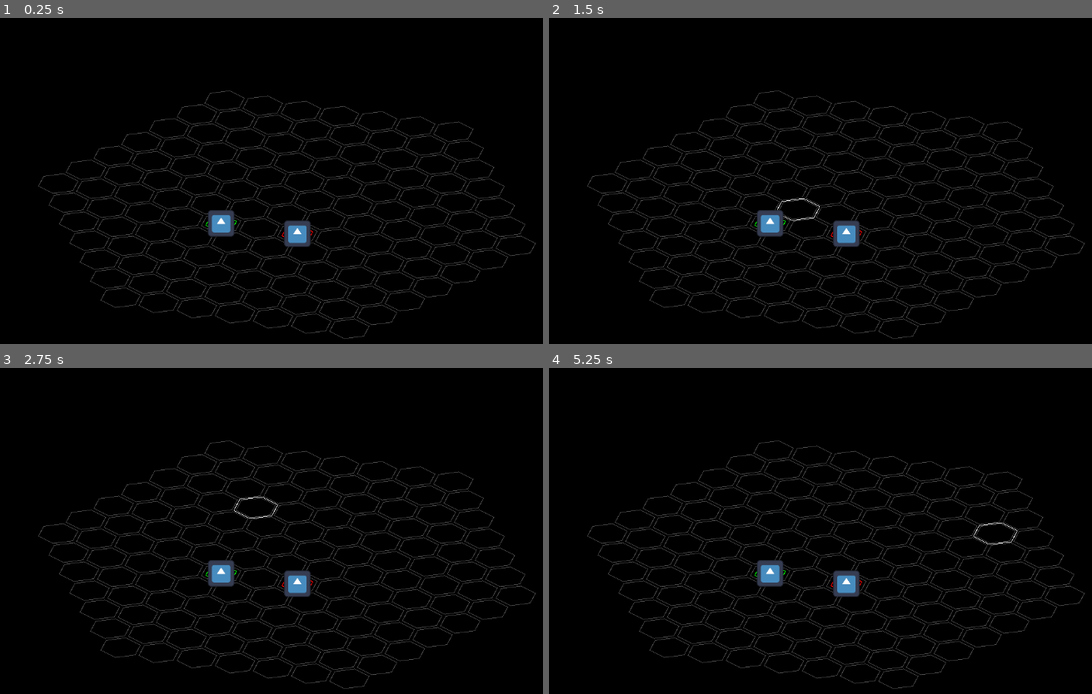
Above: before the commit, frames 1-4 (two rows, left to right).
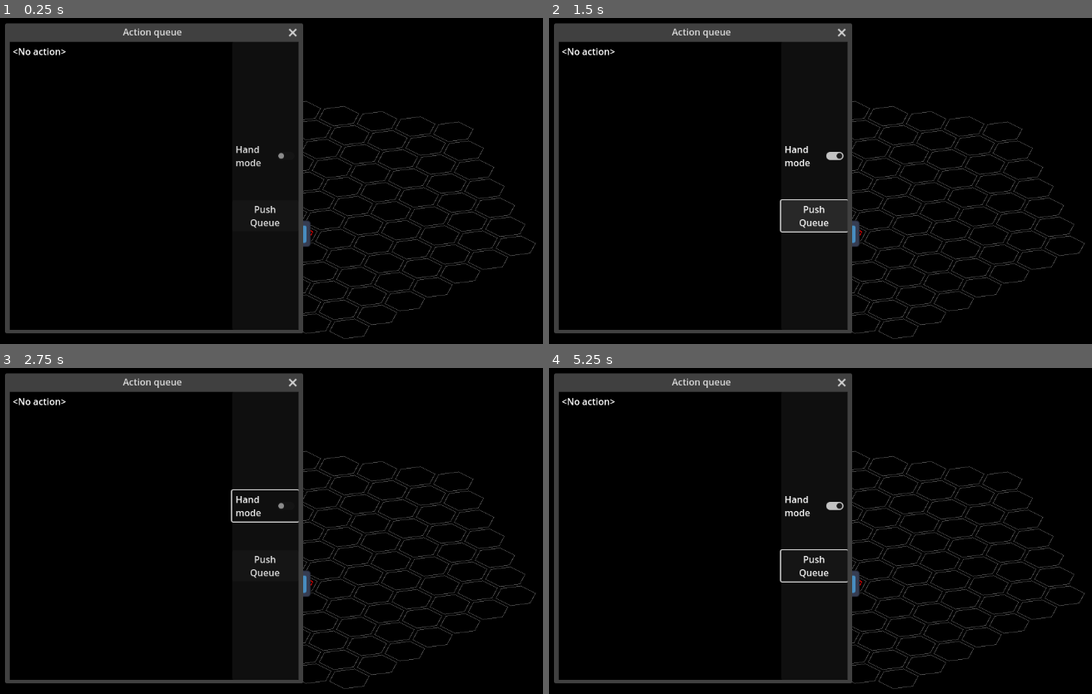
Above: after the commit, the same moments.

Repository: Boyquotes/SpaceStrategyGodotGame
Game: Godot game, scene res://test/main.tscn
The game is run twice, just before and just after one commit, with the same random seed, the same clock (stepped at 60 frames per second) and the same inputs. The engine's default icon, where the game draws it, is replaced by a stand-in: a white triangle on a blue panel in a dark square.
Inputs (mouse positions are in pixels of both pictures, inside the frame that each line leads up to):
- Up to frame 1 (0.25 s): no input
- Up to frame 2 (1.5 s): click (815, 154) at 0.5 s, where only the run after the commit has a clickable "Hand mode"; click (815, 216) at 1.25 s, where only the run after the commit has a clickable "Push Queue"
- Up to frame 3 (2.75 s): click (266, 504) at 2 s, where only the run after the commit has a clickable "Hand mode"
- Up to frame 4 (5.25 s): click (815, 566) at 2.75 s, where only the run after the commit has a clickable "Push Queue"; click (815, 504) at 3.5 s, where only the run after the commit has a clickable "Hand mode"; click (815, 566) at 4.25 s, where only the run after the commit has a clickable "Push Queue"; tap Enter at 5 s; move the mouse to (1010, 531) at 5.02 s

The runs differ from the first frame. In frame 1, 8.7% of the frame differs, in the area x 0-56%, y 1-97%; in frame 2, 9.6%; in frame 3, 8.9%; in frame 4, 9.0%.

Commit message:
Created action queue control panel

Diff:
--- a/GlobalClasses/ActionsClasses/Action.gd
+++ b/GlobalClasses/ActionsClasses/Action.gd
@@ -27,3 +27,7 @@
 # virtual
 func _on_start():
 	pass
+
+
+func _to_string():
+	return "Unnamed action"
--- a/GlobalClasses/ActionsClasses/ActionProcessor.gd
+++ b/GlobalClasses/ActionsClasses/ActionProcessor.gd
@@ -2,30 +2,59 @@
 
 class_name ActionProcessor
 
+
+signal next_action_picked
+signal current_completed
+signal action_added
+
+@export
+var handmode : bool = false
+
 var current : Action = null
 var action_queue : Array[Action] = []
+
+var _allow_push_while_handmode : bool = false
 
 
 func put_action(action:Action):
 	action_queue.append(action)
+	action_added.emit()
 
 
 func _process(delta:float):
 	if current == null:
+		if handmode and not _allow_push_while_handmode:
+			return
+
 		if not action_queue.is_empty():
 			current = action_queue.pop_front()
-			# validate
 			current.start()
+
 			for a in current.parallel_actions:
 				a.start()
+
+			next_action_picked.emit()
 	else:
 		current.process(delta)
+
 		for a in current.parallel_actions:
 			a.process(delta)
 
 		if _is_action_completed_with_parallel(current):
 			_add_to_front(current.next_actions)
 			current = null
+
+			current_completed.emit()
+
+	_allow_push_while_handmode = false
+
+
+func toggle_handmode():
+	handmode = not handmode
+
+
+func push_queue_in_hand_mode():
+	_allow_push_while_handmode = true
 
 
 func _is_action_completed_with_parallel(action:Action):
@@ -44,3 +73,5 @@
 func _add_to_front(actions:Array[Action]):
 	for i in range(len(actions)):
 		action_queue.insert(0, actions[len(actions)-1-i])
+
+		action_added.emit()
--- a/GlobalClasses/GeneralActions/ActionPack.gd
+++ b/GlobalClasses/GeneralActions/ActionPack.gd
@@ -2,10 +2,16 @@
 
 class_name ActionPack
 
+var actions_count : int
 
 func _init(iactions:Array[Action]):
 	next_actions = iactions.duplicate()
+	actions_count = len(iactions)
 
 
 func _on_start():
 	completed = true
+
+
+func _to_string():
+	return "Action Pack with %s actions" % actions_count
--- a/GlobalClasses/GeneralActions/EmitSignalAction.gd
+++ b/GlobalClasses/GeneralActions/EmitSignalAction.gd
@@ -13,3 +13,7 @@
 func _on_start():
 	_signal_to_emit.emit()
 	completed = true
+
+
+func _to_string():
+	return "Emit signal action: " + str(_signal_to_emit.get_name())
--- a/GlobalClasses/GeneralActions/EmptyAction.gd
+++ b/GlobalClasses/GeneralActions/EmptyAction.gd
@@ -4,3 +4,7 @@
 
 func _on_start():
 	completed = true
+
+
+func _to_string():
+	return "Empty action"
--- a/project.godot
+++ b/project.godot
@@ -15,6 +15,10 @@
 config/features=PackedStringArray("4.0", "GL Compatibility")
 config/icon="res://icon.svg"
 
+[display]
+
+window/subwindows/embed_subwindows=false
+
 [input]
 
 mouse_left={
--- /dev/null
+++ b/test/ActionQueueUI.tscn
@@ -0,0 +1,154 @@
+[gd_scene load_steps=2 format=3 uid="uid://ckrguperorqkx"]
+
+[sub_resource type="GDScript" id="GDScript_jbgbt"]
+script/source = "extends Control
+
+
+signal push_queue_pressed
+signal hand_mode_toggled(to:bool)
+
+
+@export
+var queue_max_strings : int = 4
+
+@export
+var parallel_max_strings : int = 2
+
+
+func _on_push_queue_pressed():
+	push_queue_pressed.emit()
+
+
+func _on_hand_mode_toggled(button_pressed):
+	hand_mode_toggled.emit(button_pressed)
+
+
+func set_current_action_as_text(action:Action):
+	if action == null:
+		return
+
+	%Current.text = \"\"
+
+	%Current.text += str(action) + '\\n'
+
+	var strings : int = 0
+
+	for a in action.parallel_actions:
+		if strings >= queue_max_strings:
+			%Current.text += \"...\"
+			break
+
+		%Current.text += '\\t' + str(a) + '\\n'
+
+		strings += 1
+
+
+func clear_current_action_text():
+	%Current.text = \"\"
+
+
+func set_queue_as_text(queue:Array[Action]):
+	%Queue.text = \"\"
+	var strings : int = 0
+
+	for a in queue:
+		if strings >= queue_max_strings:
+			%Queue.text += \"...\"
+			break
+
+		%Queue.text += str(a) + '\\n'
+
+		strings += 1
+"
+
+[node name="Base" type="Control"]
+layout_mode = 3
+anchors_preset = 15
+anchor_right = 1.0
+anchor_bottom = 1.0
+grow_horizontal = 2
+grow_vertical = 2
+script = SubResource("GDScript_jbgbt")
+
+[node name="MarginContainer" type="MarginContainer" parent="."]
+layout_mode = 1
+anchors_preset = 15
+anchor_right = 1.0
+anchor_bottom = 1.0
+grow_horizontal = 2
+grow_vertical = 2
+theme_override_constants/margin_left = 5
+theme_override_constants/margin_top = 5
+theme_override_constants/margin_right = 5
+theme_override_constants/margin_bottom = 5
+
+[node name="Control" type="Control" parent="MarginContainer"]
+layout_mode = 2
+
+[node name="Queue" type="RichTextLabel" parent="MarginContainer/Control"]
+unique_name_in_owner = true
+layout_mode = 1
+anchors_preset = 12
+anchor_top = 1.0
+anchor_right = 1.0
+anchor_bottom = 1.0
+grow_horizontal = 2
+grow_vertical = 0
+text = "<No actions>"
+fit_content = true
+autowrap_mode = 0
+
+[node name="Current" type="RichTextLabel" parent="MarginContainer/Control"]
+unique_name_in_owner = true
+layout_mode = 1
+anchors_preset = 10
+anchor_right = 1.0
+grow_horizontal = 2
+text = "<No action>"
+fit_content = true
+autowrap_mode = 0
+
+[node name="SideControls" type="Control" parent="."]
+layout_mode = 1
+anchors_preset = 11
+anchor_left = 1.0
+anchor_right = 1.0
+anchor_bottom = 1.0
+offset_left = -115.0
+grow_horizontal = 0
+grow_vertical = 2
+size_flags_horizontal = 8
+
+[node name="Buttons" type="Panel" parent="SideControls"]
+layout_mode = 1
+anchors_preset = 15
+anchor_right = 1.0
+anchor_bottom = 1.0
+grow_horizontal = 2
+grow_vertical = 2
+
+[node name="VBoxContainer" type="VBoxContainer" parent="SideControls/Buttons"]
+layout_mode = 1
+anchors_preset = 15
+anchor_right = 1.0
+anchor_bottom = 1.0
+grow_horizontal = 2
+grow_vertical = 2
+theme_override_constants/separation = 50
+alignment = 1
+
+[node name="HandMode" type="CheckButton" parent="SideControls/Buttons/VBoxContainer"]
+layout_mode = 2
+text = "Hand
+mode"
+text_overrun_behavior = 2
+clip_text = true
+
+[node name="PushQueue" type="Button" parent="SideControls/Buttons/VBoxContainer"]
+layout_mode = 2
+size_flags_vertical = 8
+text = "Push
+Queue"
+
+[connection signal="toggled" from="SideControls/Buttons/VBoxContainer/HandMode" to="." method="_on_hand_mode_toggled"]
+[connection signal="pressed" from="SideControls/Buttons/VBoxContainer/PushQueue" to="." method="_on_push_queue_pressed"]
--- a/test/GeneralActions/MoveAction.gd
+++ b/test/GeneralActions/MoveAction.gd
@@ -16,3 +16,7 @@
 	_fo.position = _to
 
 	completed = true
+
+
+func _to_string():
+	return "Move action: {0} to {1}".format([_fo.name, str(_to)])
--- a/test/LinearMoveObject.tscn
+++ b/test/LinearMoveObject.tscn
@@ -49,6 +49,9 @@
 
 		_fv.field_position = lerp(_start_position, Vector2(_to_cell), _elapsed_time/_move_time)
 
+	func _to_string():
+		return \"Direct move animation: {0} to {1}\".format([_fv.name, str(_to_cell)])
+
 
 
 func _ability_animation(ability:String, to:Vector2i) -> Action:
--- a/test/main.tscn
+++ b/test/main.tscn
@@ -1,7 +1,8 @@
-[gd_scene load_steps=17 format=3 uid="uid://dmes32anp2pgm"]
+[gd_scene load_steps=19 format=3 uid="uid://dmes32anp2pgm"]
 
 [ext_resource type="Script" path="res://GlobalClasses/ActionsClasses/ActionProcessor.gd" id="1_wt5e4"]
 [ext_resource type="Script" path="res://GlobalClasses/FieldObjectClasses/FieldObjectMap.gd" id="2_b0iml"]
+[ext_resource type="PackedScene" uid="uid://ckrguperorqkx" path="res://test/ActionQueueUI.tscn" id="3_rxyi1"]
 
 [sub_resource type="GDScript" id="GDScript_qfrmm"]
 script/source = "extends Node2D
@@ -123,6 +124,14 @@
 	print(\"Completed\")
 	%AbilityDrawRuleController.current_draw_rule.enabled = true
 	%AbilityDrawRuleController.update_current()
+
+
+func _on_action_processor_next_action_picked():
+	print(\"Next action picked\")
+
+
+func _on_action_processor_current_completed():
+	print(\"Action completed\")
 "
 
 [sub_resource type="GDScript" id="GDScript_wxxsl"]
@@ -296,6 +305,47 @@
 		b.pressed.connect(func(): emit_signal(\"ability_pressed\", i))
 
 		add_child(b)
+"
+
+[sub_resource type="GDScript" id="GDScript_jpt61"]
+script/source = "extends Window
+
+func _ready():
+	$Base.set_current_action_as_text(
+		%ActionProcessor.current
+	)
+
+	$Base.set_queue_as_text(
+		%ActionProcessor.action_queue
+	)
+
+
+func _on_base_hand_mode_toggled(to):
+	%ActionProcessor.handmode = to
+
+
+func _on_base_push_queue_pressed():
+	%ActionProcessor.push_queue_in_hand_mode()
+
+
+func _on_action_processor_next_action_picked():
+	$Base.set_current_action_as_text(
+		%ActionProcessor.current
+	)
+
+	$Base.set_queue_as_text(
+		%ActionProcessor.action_queue
+	)
+
+
+func _on_action_processor_current_completed():
+	$Base.clear_current_action_text()
+
+
+func _on_action_processor_action_added():
+	$Base.set_queue_as_text(
+		%ActionProcessor.action_queue
+	)
 "
 
 [node name="main" type="Node2D"]
@@ -385,5 +435,22 @@
 grow_vertical = 0
 script = SubResource("GDScript_651hj")
 
+[node name="ActionQueueControlPanel" type="Window" parent="."]
+title = "Action queue "
+position = Vector2i(50, 50)
+size = Vector2i(500, 500)
+always_on_top = true
+min_size = Vector2i(500, 500)
+script = SubResource("GDScript_jpt61")
+
+[node name="Base" parent="ActionQueueControlPanel" instance=ExtResource("3_rxyi1")]
+
+[connection signal="action_added" from="ActionProcessor" to="ActionQueueControlPanel" method="_on_action_processor_action_added"]
+[connection signal="current_completed" from="ActionProcessor" to="Inputs" method="_on_action_processor_current_completed"]
+[connection signal="current_completed" from="ActionProcessor" to="ActionQueueControlPanel" method="_on_action_processor_current_completed"]
+[connection signal="next_action_picked" from="ActionProcessor" to="Inputs" method="_on_action_processor_next_action_picked"]
+[connection signal="next_action_picked" from="ActionProcessor" to="ActionQueueControlPanel" method="_on_action_processor_next_action_picked"]
 [connection signal="ability_pressed" from="GUI/Base/AbilitiesPanel/AbilitiesButtons" to="Inputs" method="_on_abilities_buttons_ability_pressed"]
 [connection signal="ability_pressed" from="GUI/Base/AbilitiesPanel/AbilitiesButtons" to="GUI" method="_on_abilities_buttons_ability_pressed"]
+[connection signal="hand_mode_toggled" from="ActionQueueControlPanel/Base" to="ActionQueueControlPanel" method="_on_base_hand_mode_toggled"]
+[connection signal="push_queue_pressed" from="ActionQueueControlPanel/Base" to="ActionQueueControlPanel" method="_on_base_push_queue_pressed"]
